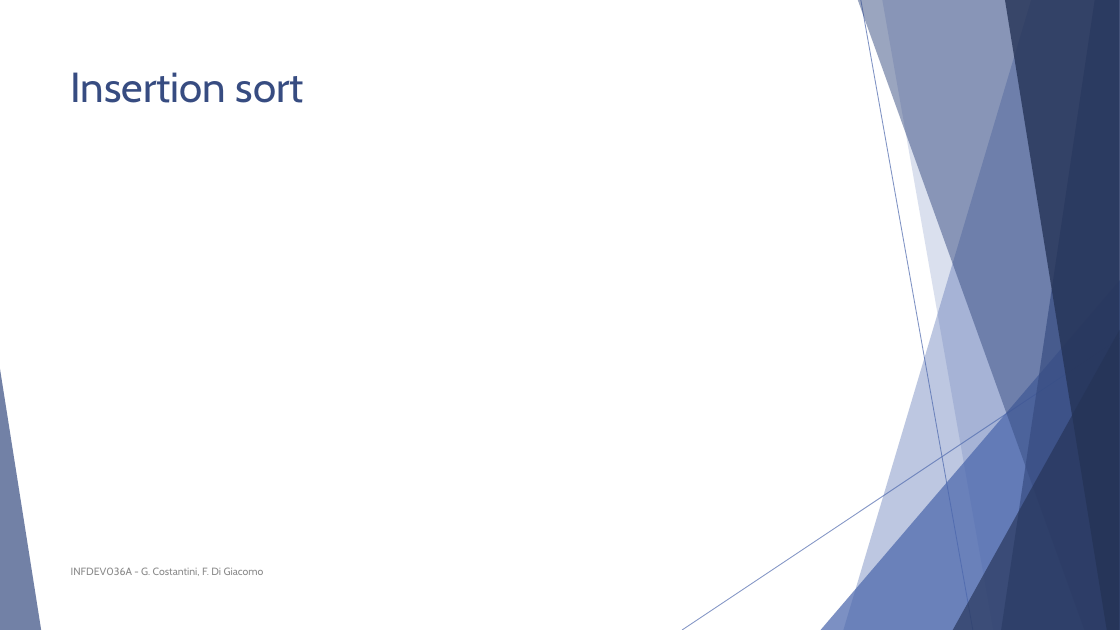
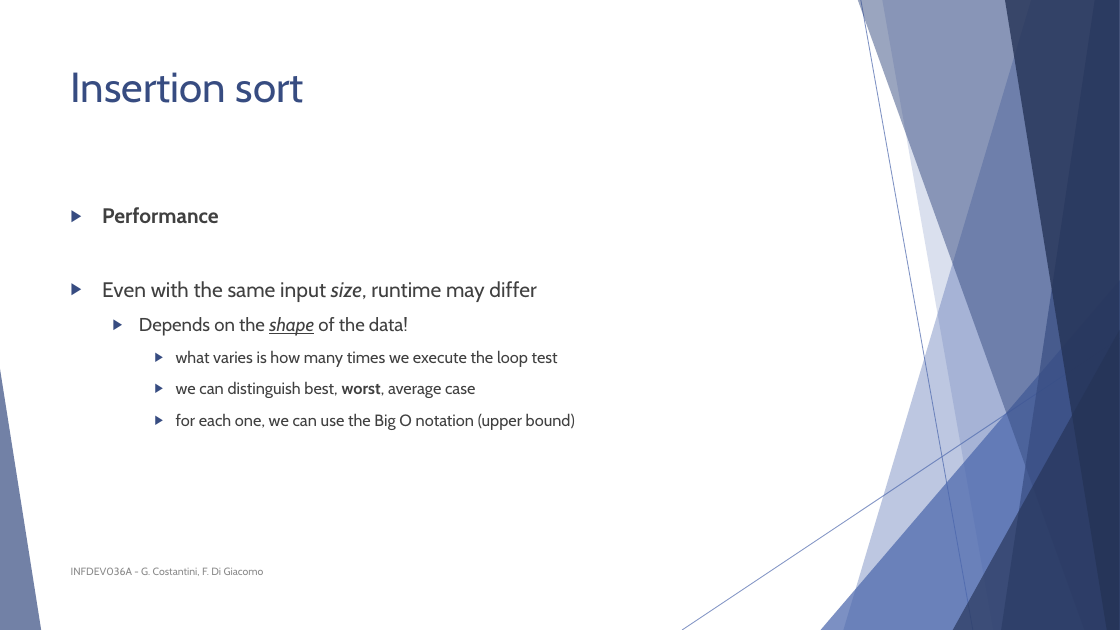
Before and after one commit to FurkanAndac/Development-6A, a slide deck: slide 20 of Lesson slides/Unit 2 - Sorting algorithms.pptx. Drawn at 1120x630 pixels with LibreOffice and Linux fonts; fonts in the diff are those of the drawing; grey boxes stand for pictures. Boxes give left, top, right and bottom in pixels: in the first picture for what was removed or moved away, otherwise in the second. Text is boxed around its words. In the diff, an @@ line names an element or a change of style, - is before the commit and + after.

Commit message:
updated slides

```diff
--- a/Lesson slides/Unit 2 - Sorting algorithms.pptx
+++ b/Lesson slides/Unit 2 - Sorting algorithms.pptx
@@ text added at <box>102,207,575,430</box>, 14 pt, text #404040 @@
+▶ Performance
+▶ Even with the same input size, runtime may differ
+  ▶ Depends on the shape of the data!
+    ▶ what varies is how many times we execute the loop test
+    ▶ we can distinguish best, worst, average case
+    ▶ for each one, we can use the Big O notation (upper bound)
```
Also in this commit, not shown: 1 other file.
